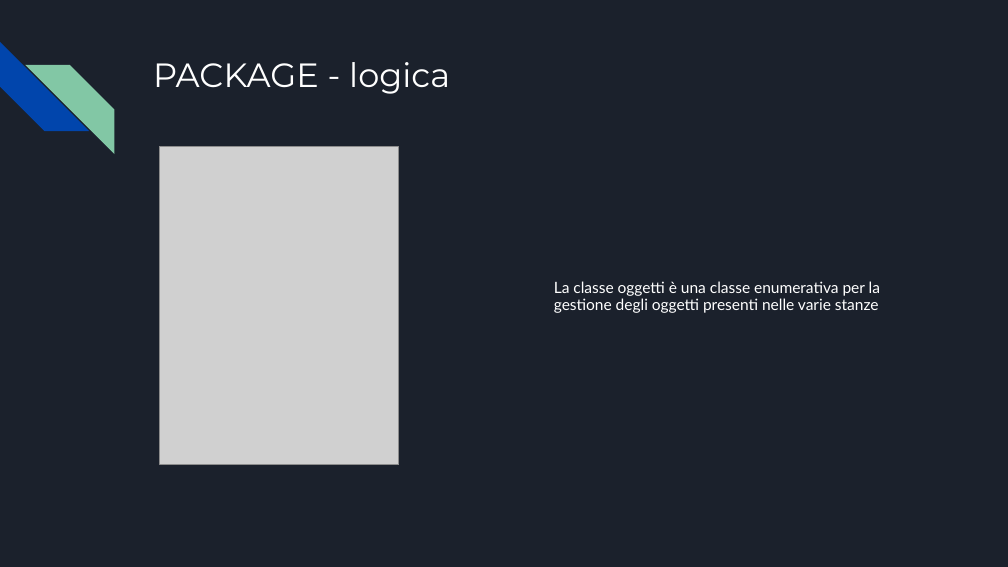
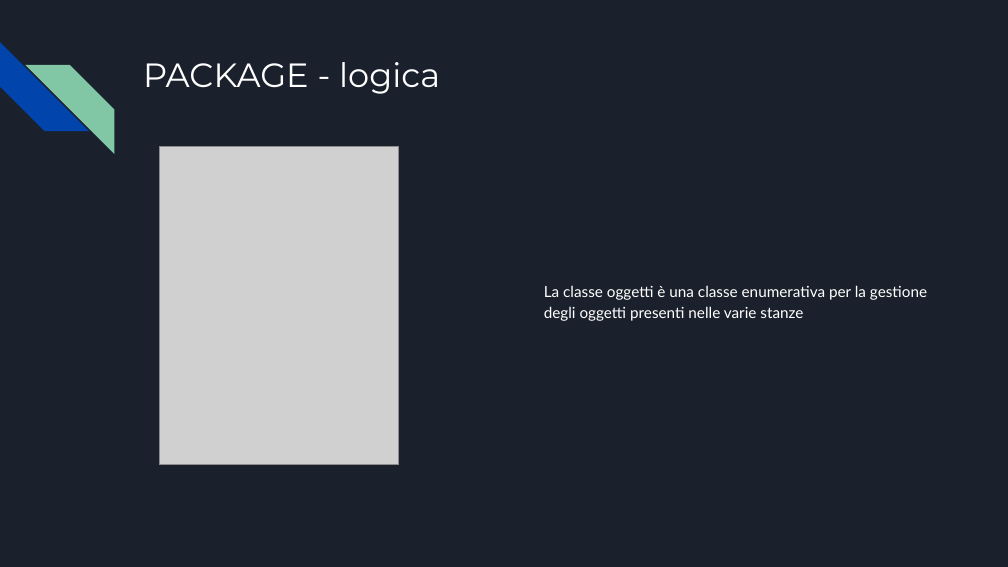
Before and after one commit to vitomarzocca/Esame-MAP, a slide deck: slide 11 of Presentazione.pptx. Drawn at 1008x567 pixels with LibreOffice and Linux fonts; fonts in the diff are those of the drawing; grey boxes stand for pictures. Boxes give left, top, right and bottom in pixels: in the first picture for what was removed or moved away, otherwise in the second. Text is boxed around its words. In the diff, an @@ line names an element or a change of style, - is before the commit and + after.

```diff
--- a/Presentazione.pptx
+++ b/Presentazione.pptx
@@ title "PACKAGE - logica": place and size @@
-title "PACKAGE - logica" at <box>153,62,450,94</box>
+title "PACKAGE - logica" at <box>143,62,440,94</box>
@@ text "La classe oggetti è una ..." at <box>544,285,927,321</box>: size 11.1 to 10.9 pt; line spacing 0.95 to 1.15 @@
```
Also in this commit, not shown: 11 other slides changed, 1 other file.
